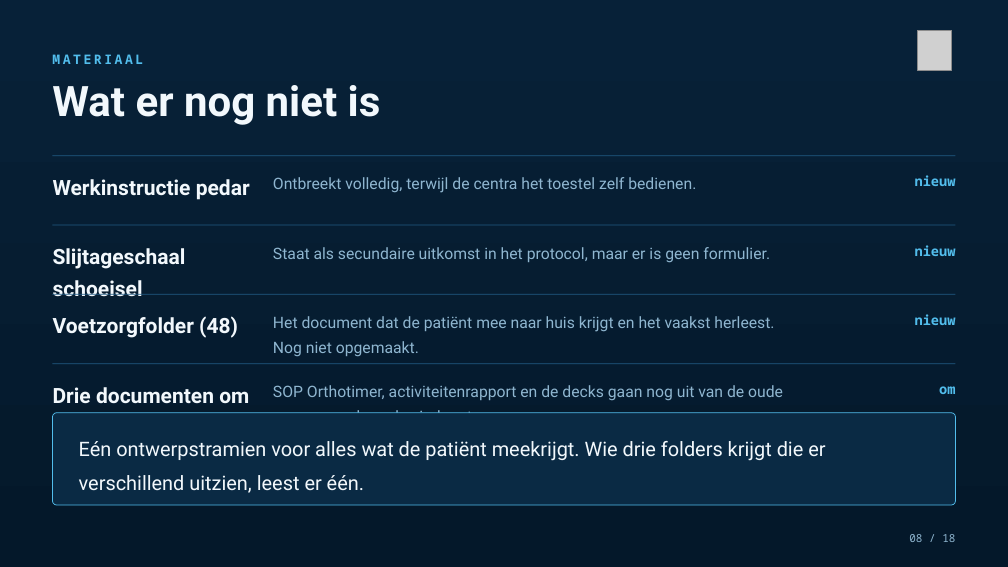
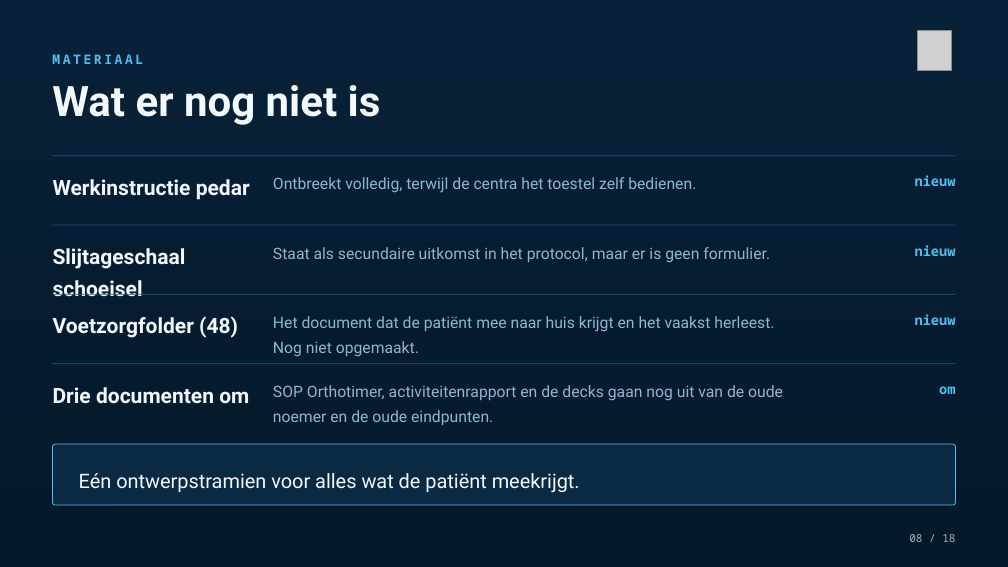
Before and after one commit to Dellfs/paradise-project, a slide deck: slide 8 of PARADISE_presentatie/PARADISE_planning_sep-nov.pptx. Drawn at 1008x567 pixels with LibreOffice and Linux fonts; fonts in the diff are those of the drawing; grey boxes stand for pictures. Boxes give left, top, right and bottom in pixels: in the first picture for what was removed or moved away, otherwise in the second. Text is boxed around its words. In the diff, an @@ line names an element or a change of style, - is before the commit and + after.

```diff
--- a/PARADISE_presentatie/PARADISE_planning_sep-nov.pptx
+++ b/PARADISE_presentatie/PARADISE_planning_sep-nov.pptx
@@ rounded rectangle: place and size @@
-rounded rectangle at box(52, 413, 955, 505)
+rounded rectangle at box(52, 444, 955, 505)
@@ text at box(79, 473, 580, 493): text changed @@
-Eén ontwerpstramien voor alles wat de patiënt meekrijgt. Wie drie folders krijgt die er verschillend uitzien, leest er één.
+Eén ontwerpstramien voor alles wat de patiënt meekrijgt.
```
Also in this commit, not shown: 8 other slides changed, 1 other file.
